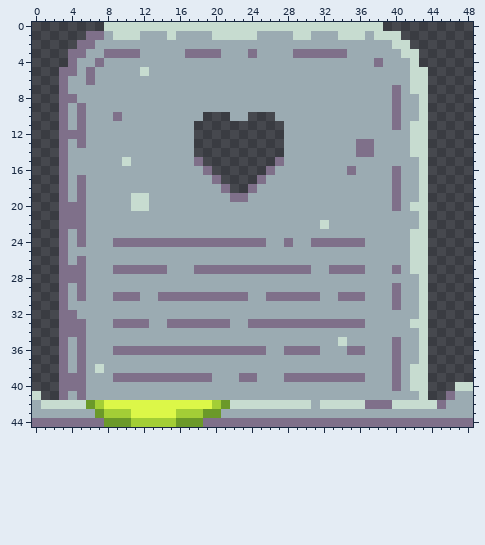
File history of a pixel-art sprite, Assets/WorldObjects/Signs/Tumbstone.png. Above: the version before the commit.
The file is 49x45 pixels.
Once edited:
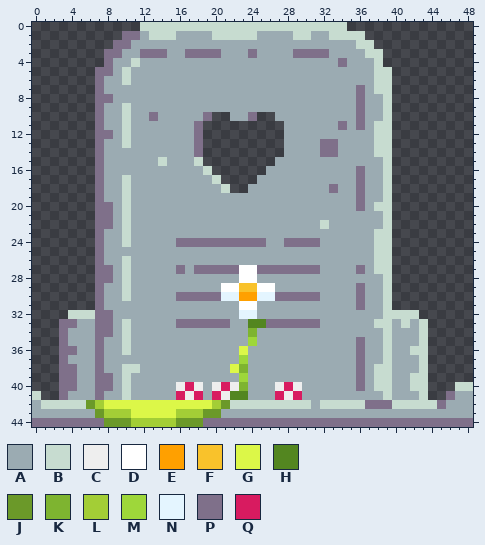
Palette (. is transparent): A #9babb2  B #c7dcd0  C #eeeeee  D #ffffff  E #ffa000  F #f9c22b  G #dcf748  H #538620  J #6b9929  K #7eb430  L #a3ce36  M #9ed73a  N #e4f5ff  P #7f708a  Q #d81b60
The edit:
y 0: x 8..11 BBBB -> ....; x 35..38 BBBB -> ....
y 1: x 6..11 PPABBB -> ....PP; x 13..14 AA -> BB; x 33 A -> B; x 37..40 ABBB -> ....
y 2: x 5..10 PPAAAA -> ....PP; x 36..41 AAAABB -> BB....
y 3: x 4..7 PPAA -> ....; x 10..14 PPAAA -> AAPPP; x 33..34 PP -> AA; x 37..42 AAAABB -> BB....
y 4: x 4..8 PAAPA -> ....P; x 11 A -> B; x 34 A -> P; x 38..42 PAAAB -> B....
y 5: x 3..8 PPAPAA -> ....PP; x 10 A -> B; x 12 B -> A; x 38..43 AAAABB -> BB....
y 6: x 3..7 PAAPA -> ....P; x 10 A -> B; x 38..43 AAAABB -> BB....
y 7: x 3..7 PAAAA -> ....P; x 36 A -> P; x 38..43 AAPABB -> BB....
y 8: x 3..8 PPAAAA -> ....PP; x 36 A -> P; x 39..43 APAAB -> B....
y 9: x 3..7 PAPAA -> ....P; x 10 A -> B; x 36 A -> P; x 39..43 APAAB -> B....
y 10: x 3..7 PAPAA -> ....P; x 9..10 PA -> AB; x 13 A -> P; x 19 . -> P; x 24 . -> P; x 36 A -> P; x 39..43 APAAB -> B....
y 11: x 3..7 PAPAA -> ....P; x 10 A -> B; x 18 . -> P; x 34 A -> P; x 36 A -> P; x 38..43 AAPABB -> BB....
y 12: x 3..8 PPPAAA -> ....PP; x 10 A -> B; x 18 . -> P; x 38..43 AAAABB -> BB....
y 13: x 3..7 PAPAA -> ....P; x 10 A -> B; x 18 . -> P; x 32..33 AA -> PP; x 36..43 PPAAAABB -> AABB....
y 14: x 3..7 PAAAA -> ....P; x 18 . -> P; x 32..33 AA -> PP; x 36..43 PPAAAABB -> AABB....
y 15: x 3..7 PAAAA -> ....P; x 10 B -> A; x 14 A -> B; x 18 P -> B; x 27 P -> A; x 39..43 AAAAB -> B....
y 16: x 3..7 PAAAA -> ....P; x 19 P -> B; x 26 P -> A; x 35..36 PA -> AP; x 39..43 APAAB -> B....
y 17: x 3..7 PAPAA -> ....P; x 10 A -> B; x 20 P -> B; x 25 P -> A; x 36 A -> P; x 39..43 APAAB -> B....
y 18: x 3..7 PAPAA -> ....P; x 10 A -> B; x 21 P -> B; x 24 P -> A; x 33 A -> P; x 36 A -> P; x 39..43 APAAB -> B....
y 19: x 3..7 PAPAA -> ....P; x 10..12 ABB -> BAA; x 22..23 PP -> AA; x 36 A -> P; x 39..43 APAAB -> B....
y 20: x 3..8 PPPAAA -> ....PP; x 10..12 ABB -> BAA; x 36 A -> P; x 38..43 AAPABB -> BB....
y 21..22: x 3..8 PPPAAA -> ....PP; x 10 A -> B; x 39..43 AAAAB -> B....
y 23: x 3..7 PAPAA -> ....P; x 10 A -> B; x 38..43 AAAABB -> BB....
y 24: x 3..7 PAPAA -> ....P; x 9..15 PPPPPPP -> ABAAAAA; x 29..30 AA -> PP; x 32..36 PPPPP -> AAAAA; x 38..43 AAAABB -> BB....
y 25: x 3..7 PAAAA -> ....P; x 38..43 AAAABB -> BB....
y 26: x 3..7 PAPAA -> ....P; x 10 A -> B; x 38..43 AAAABB -> BB....
y 27: x 3..14 PPPAAAPPPPPP -> ....PPABAAAA; x 16 A -> P; x 23..24 PP -> DD; x 31 A -> P; x 33..35 PPP -> AAA; x 38..43 AAPABB -> BB....
y 28: x 3..8 PPPAAA -> ....PP; x 10 A -> B; x 23..24 AA -> DD; x 39..43 AAAAB -> B....
y 29: x 3..7 PAPAA -> ....P; x 10 A -> B; x 21..26 AAAAAA -> DDFFDD; x 36 A -> P; x 39..43 APAAB -> B....
y 30: x 3..7 PAPAA -> ....P; x 9..11 PPP -> ABA; x 14..15 PP -> AA; x 21..26 PPPAAP -> NNEENN; x 34..35 PP -> AA; x 39..43 APAAB -> B....
y 31: x 3..7 PAAAA -> ....P; x 23..24 AA -> DD; x 36 A -> P; x 39..43 APAAB -> B....
y 32: x 3..8 PPAAAA -> .BBBPP; x 23..24 AA -> NN; x 39..43 AAAAB -> BBBB.
y 33: x 5 P -> A; x 7..12 AAPPPP -> PPABAA; x 15 P -> A; x 24..25 PP -> HH; x 32..36 PPPPP -> AAAAA; x 38..39 AA -> BB; x 41..42 AB -> BA
y 34: x 4..5 PP -> AA; x 7..8 AA -> PP; x 10 A -> B; x 24 A -> K; x 39 A -> B
y 35: x 5 P -> A; x 7 A -> P; x 10 A -> B; x 24 A -> M; x 34 B -> A; x 36 A -> P; x 39..40 AP -> BA
y 36: x 4..5 AP -> PA; x 7 A -> P; x 9..25 PPPPPPPPPPPPPPPPP -> ABAAAAAAAAAAAAGAA; x 28..31 PPPP -> AAAA; x 35 P -> A; x 39..40 AP -> BA; x 42 A -> B
y 37: x 5 P -> A; x 7 A -> P; x 23 A -> M; x 36 A -> P; x 39..40 AP -> BA
y 38: x 4..5 AP -> PA; x 7 B -> P; x 10..11 AA -> BB; x 22..23 AA -> GK; x 36 A -> P; x 38..40 AAP -> BBA; x 42 B -> A
y 39: x 5 P -> A; x 7..19 AAPPPPPPPPPPP -> PPABAAAAAAAAA; x 23..24 PP -> MA; x 28..35 PPPPPPPP -> AAAAAAAA; x 38..40 AAP -> BBA
y 40: x 5 P -> A; x 7..8 AA -> PP; x 10 A -> B; x 16..18 AAA -> CQC; x 20..23 AAAA -> CQCK; x 27..29 AAA -> CQC; x 36 A -> P; x 38..40 AAP -> BBA
y 41: x 5 P -> A; x 7 A -> P; x 10 A -> B; x 16..18 AAA -> QCQ; x 20..23 AAAA -> QCHH; x 27..29 AAA -> QCQ; x 39 A -> B
